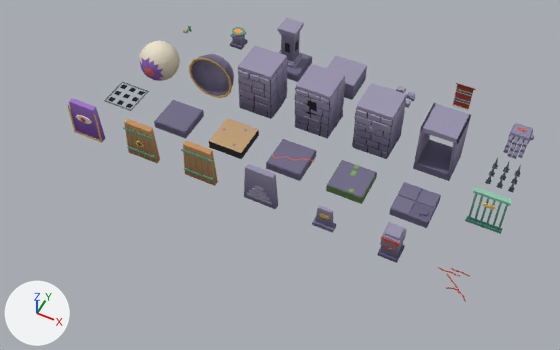
An edit to the Blender file assets/epiphany/templo.blend, drawn before and after from the same camera.
One viewpoint serves both versions: a camera (50 mm lens) standing at (22.6, -32.6, 30.2) and looking at (10.2, -7.8, -0.8). Every picture has the same lights, and +X, +Y and +Z are marked at lower left. The picture after the commit comes second.

The first picture shows 'columna', 'escalon', 'jefe_mano', 'jefe_ojo', 'jefe_parpado', 'pared', 'pared_nicho', 'pared_ojo', 'paso_puerta', 'pinchos_base', 'piso', 'piso_arena', 'piso_grieta', 'piso_musgo', 'piso_roto', 'puerta_interruptor', 'puerta_jefe', 'puerta_llave', 'puerta_madera', 'puerta_persiana', 'tablilla', 'torreta', 'venas_doom' and 4 more.
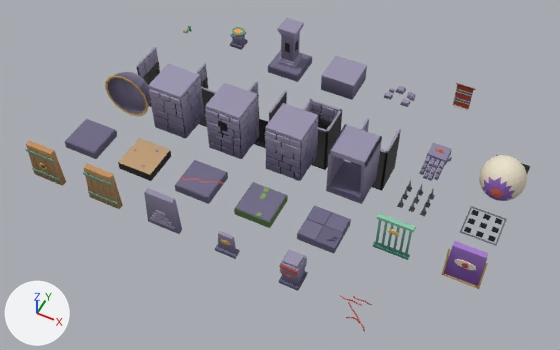
What differs and where, as boxes [x1, y1, x2, y2] in the pictures (560 x 350 px):
'pared_ojo', moved: before [352, 83, 407, 159]; after [265, 103, 318, 181]
'pared_nicho', moved: before [294, 64, 345, 139]; after [205, 83, 259, 159]
'paso_puerta', moved: before [413, 103, 471, 181]; after [326, 124, 382, 204]
'pared', moved: before [238, 46, 287, 119]; after [148, 64, 204, 139]
'piso_roto', moved: before [389, 182, 441, 228]; after [297, 205, 351, 254]
'jefe_ojo', moved: before [139, 41, 180, 81]; after [479, 155, 527, 201]
'jefe_parpado', moved: before [189, 54, 234, 98]; after [105, 71, 150, 116]
'piso_musgo', moved: before [326, 160, 377, 204]; after [234, 182, 288, 228]
'piso_grieta', moved: before [266, 139, 316, 181]; after [175, 160, 228, 204]
'piso_arena', moved: before [209, 118, 259, 159]; after [118, 138, 171, 181]
'puerta_jefe', moved: before [67, 98, 106, 143]; after [442, 241, 488, 289]
'piso', moved: before [154, 100, 204, 139]; after [65, 119, 117, 159]
'puerta_persiana', moved: before [244, 164, 278, 209]; after [144, 188, 182, 234]
'puerta_madera', moved: before [181, 141, 218, 186]; after [83, 164, 123, 209]
'puerta_llave', moved: before [123, 119, 160, 164]; after [25, 141, 66, 186]
'puerta_interruptor', moved: before [465, 187, 512, 234]; after [372, 213, 416, 260]
'torreta', moved: before [377, 222, 407, 263]; after [279, 249, 308, 291]
'jefe_mano', moved: before [503, 123, 534, 159]; after [419, 143, 452, 181]
'hueco_pozo', added: after [303, 99, 342, 170]
'pinchos_base', moved: before [104, 82, 149, 111]; after [460, 206, 507, 246]
'tablilla', moved: before [312, 205, 336, 233]; after [215, 231, 240, 259]
'hueco_punta', added: after [351, 118, 401, 191]
'hueco_borde', added: after [136, 47, 160, 107]
'hueco_pasillo', added: after [248, 81, 287, 148]
'hueco_esquina', added: after [196, 63, 216, 127]
'venas_doom', moved: before [438, 267, 470, 302]; after [340, 295, 372, 332]
'hueco', added: after [496, 155, 530, 174]

The change in detail:
Mesh me_hueco_pozo is new.
It has 648 vertices, 486 faces and spans x -1.0..1.0, y -1.0..1.0, z -3.1..0.0.
It uses material mat_paleta (picture img_palette_png).
Mesh me_hueco_punta is new.
It has 480 vertices, 360 faces and spans x -1.0..1.0, y -1.0..1.0, z -3.1..0.0.
It uses material mat_paleta (picture img_palette_png).
Mesh me_hueco_pasillo is new.
It has 344 vertices, 258 faces and spans x -1.0..1.0, y -1.0..1.0, z -3.1..0.0.
It uses material mat_paleta (picture img_palette_png).
Mesh me_hueco_esquina is new.
It has 328 vertices, 246 faces and spans x -1.0..1.0, y -1.0..1.0, z -3.1..0.0.
It uses material mat_paleta (picture img_palette_png).
Mesh me_hueco_borde is new.
It has 160 vertices, 120 faces and spans x -1.0..1.0, y -1.0..1.0, z -3.1..0.0.
It uses material mat_paleta (picture img_palette_png).
Mesh me_hueco is new.
It is a box spanning x -1.0..1.0, y -1.0..1.0, z -3.1..-3.0.
It uses material mat_paleta (picture img_palette_png).
Object 'piso' (ob_piso) moves from (3.5, -7.0, 0.0) to (0.0, -10.5, 0.0).
Object 'piso_roto' (ob_piso_roto) moves from (17.5, -7.0, 0.0) to (14.0, -10.5, 0.0).
Object 'piso_musgo' (ob_piso_musgo) moves from (14.0, -7.0, 0.0) to (10.5, -10.5, 0.0).
Object 'piso_grieta' (ob_piso_grieta) moves from (10.5, -7.0, 0.0) to (7.0, -10.5, 0.0).
Object 'pared' (ob_pared) moves from (7.0, -3.5, 0.0) to (3.5, -7.0, 0.0).
Object 'pared_nicho' (ob_pared_nicho) moves from (10.5, -3.5, 0.0) to (7.0, -7.0, 0.0).
Object 'pared_ojo' (ob_pared_ojo) moves from (14.0, -3.5, 0.0) to (10.5, -7.0, 0.0).
Object 'paso_puerta' (ob_paso_puerta) moves from (17.5, -3.5, 0.0) to (14.0, -7.0, 0.0).
Object 'puerta_madera' (ob_puerta_madera) moves from (7.0, -10.5, 0.0) to (3.5, -14.0, 0.0).
Object 'puerta_llave' (ob_puerta_llave) moves from (3.5, -10.5, 0.0) to (0.0, -14.0, 0.0).
Object 'puerta_persiana' (ob_puerta_persiana) moves from (10.5, -10.5, 0.0) to (7.0, -14.0, 0.0).
Object 'puerta_interruptor' (ob_puerta_interruptor) moves from (21.0, -7.0, 0.0) to (17.5, -10.5, 0.0).
Object 'puerta_jefe' (ob_puerta_jefe) moves from (0.0, -10.5, 0.0) to (21.0, -10.5, 0.0).
Object 'pinchos_base' (ob_pinchos_base) moves from (0.0, -7.0, 0.0) to (21.0, -7.0, 0.0).
Object 'tablilla' (ob_tablilla) moves from (14.0, -10.5, 0.0) to (10.5, -14.0, 0.0).
Object 'venas_doom' (ob_venas_doom) moves from (21.0, -10.5, 0.0) to (17.5, -14.0, 0.0).
Object 'torreta' (ob_torreta) moves from (17.5, -10.5, 0.0) to (14.0, -14.0, 0.0).
Object 'jefe_ojo' (ob_jefe_ojo) moves from (0.0, -3.5, 0.0) to (21.0, -3.5, 0.0).
Object 'jefe_parpado' (ob_jefe_parpado) moves from (3.5, -3.5, 0.0) to (0.0, -7.0, 0.0).
Object 'jefe_mano' (ob_jefe_mano) moves from (21.0, 0.0, 0.0) to (17.5, -3.5, 0.0).
Object 'piso_arena' (ob_piso_arena) moves from (7.0, -7.0, 0.0) to (3.5, -10.5, 0.0).
Object 'hueco_pozo' (ob_hueco_pozo) is new; it shows me_hueco_pozo.
Its location is (10.5, -3.5, 0.0).
Object 'hueco_punta' (ob_hueco_punta) is new; it shows me_hueco_punta.
Its location is (14.0, -3.5, 0.0).
Object 'hueco_pasillo' (ob_hueco_pasillo) is new; it shows me_hueco_pasillo.
Its location is (7.0, -3.5, 0.0).
Object 'hueco_esquina' (ob_hueco_esquina) is new; it shows me_hueco_esquina.
Its location is (3.5, -3.5, 0.0).
Object 'hueco_borde' (ob_hueco_borde) is new; it shows me_hueco_borde.
Its location is (0.0, -3.5, 0.0).
Object 'hueco' (ob_hueco) is new; it shows me_hueco.
Its location is (21.0, 0.0, 0.0).
